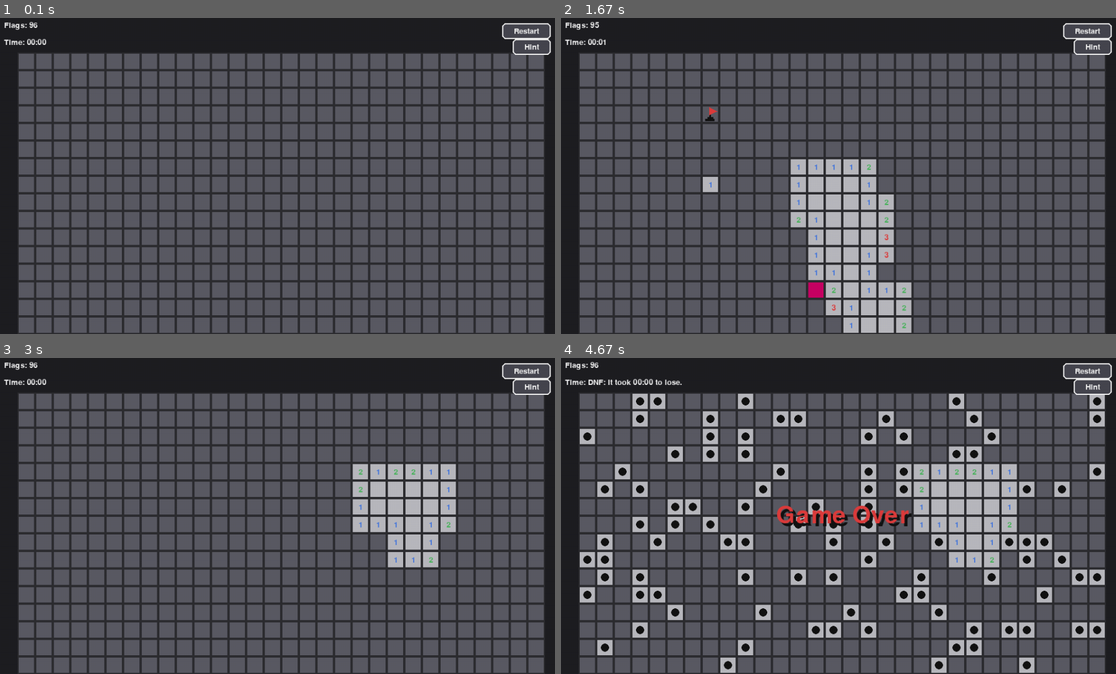
Above: before the commit, frames 1-4 (two rows, left to right).
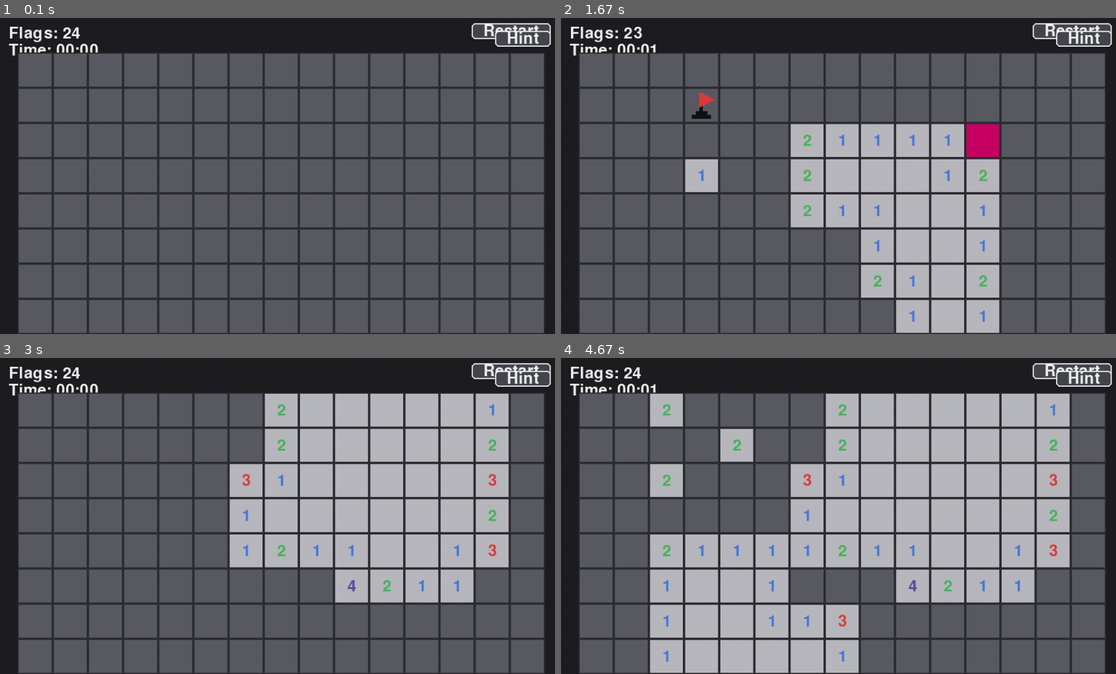
Above: after the commit, the same moments.

Repository: winandschaap/Mine_sweeper
Game: pygame game, started from main.py
The game is run twice, just before and just after one commit, with the same random seed, the same clock (stepped at 60 frames per second) and the same inputs.
Inputs (mouse positions are in pixels of both pictures, inside the frame that each line leads up to):
- Up to frame 1 (0.1 s): no input
- Up to frame 2 (1.67 s): click (844, 176) at 0.38 s; click (705, 176) at 0.72 s; tap H at 1 s; right-click (710, 112) at 1.38 s
- Up to frame 3 (3 s): click (77, 506) at 1.72 s; click (493, 636) at 2.05 s; click "Restart" at 2.38 s; click (427, 487) at 2.72 s
- Up to frame 4 (4.67 s): click (660, 547) at 3.05 s; click (666, 474) at 3.38 s; click (672, 408) at 3.72 s; click (710, 572) at 4.05 s; click (716, 459) at 4.38 s

The runs differ from the first frame. In frame 1, 12% of the frame differs, in the area x 0-100%, y 1-100%; in frame 2, 26%; in frame 3, 30%; in frame 4, 45%.

Commit message:
Added a check for wrong flag placements when asking for a hint.

Diff:
--- a/game/game_state.py
+++ b/game/game_state.py
@@ -5,6 +5,7 @@
 import time
 
 from solver.hints import get_solve_step
+from solver.types import SolverActionType
 
 
 class GameState:
@@ -97,5 +98,8 @@
             return
         if self.hint:
             hint_cell = self.board.get_cell(self.hint.position)
+            if self.hint.action_type == SolverActionType.UNFLAG and not hint_cell.is_flagged:
+                self.toggle_hint(True)
+
             if hint_cell.is_flagged or hint_cell.is_revealed:
                 self.toggle_hint(True)
--- a/main.py
+++ b/main.py
@@ -3,9 +3,9 @@
 
 def main() -> None:
     game = PygameUI(
-        30,
-        16,
-        96  ,
+        15,
+        8,
+        24  ,
         no_check=False,
         fullscreen=False,
         window_scale=0.75,
--- a/solver/hints.py
+++ b/solver/hints.py
@@ -5,8 +5,13 @@
 from game.types import Position
 
 def get_solve_step(board: Board) -> SolverAction:
+    current_state = check_correctness_state(board)
+    if not current_state[0]:
+        return SolverAction(current_state[1], SolverActionType.UNFLAG, None)
+
     frontier = generate_frontier(board)
     actions = find_actions(board, frontier)
+
     return actions[0] if actions else SolverAction(None, SolverActionType.NO_MOVE_FOUND, None)
 
 def hint_text(action: SolverAction) -> str:
@@ -14,4 +19,17 @@
         return 'What is the only possibility?'
     if action.solver_type == SolverUsed.SUBSET:
         return 'Use subset reasoning'
+    if action.action_type == SolverActionType.UNFLAG:
+        return 'This cell is incorrectly flagged'
     return 'No logical hint was found'
+
+def check_correctness_state(board: Board) -> tuple[bool, Position | None]:
+    for x in range(board.width):
+        for y in range(board.height):
+            pos = Position(x, y)
+            cell = board.get_cell(pos)
+            if cell is None:
+                continue
+            if cell.is_flagged and not cell.is_mine:
+                return False, Position(x, y)
+    return True, None
--- a/solver/types.py
+++ b/solver/types.py
@@ -7,6 +7,7 @@
     OPEN = 'open'
     FLAG = 'flag'
     NO_MOVE_FOUND = 'no_move_found'
+    UNFLAG = 'unflag'
 
 class SolverUsed(Enum):
     BASIC = 'basic'
